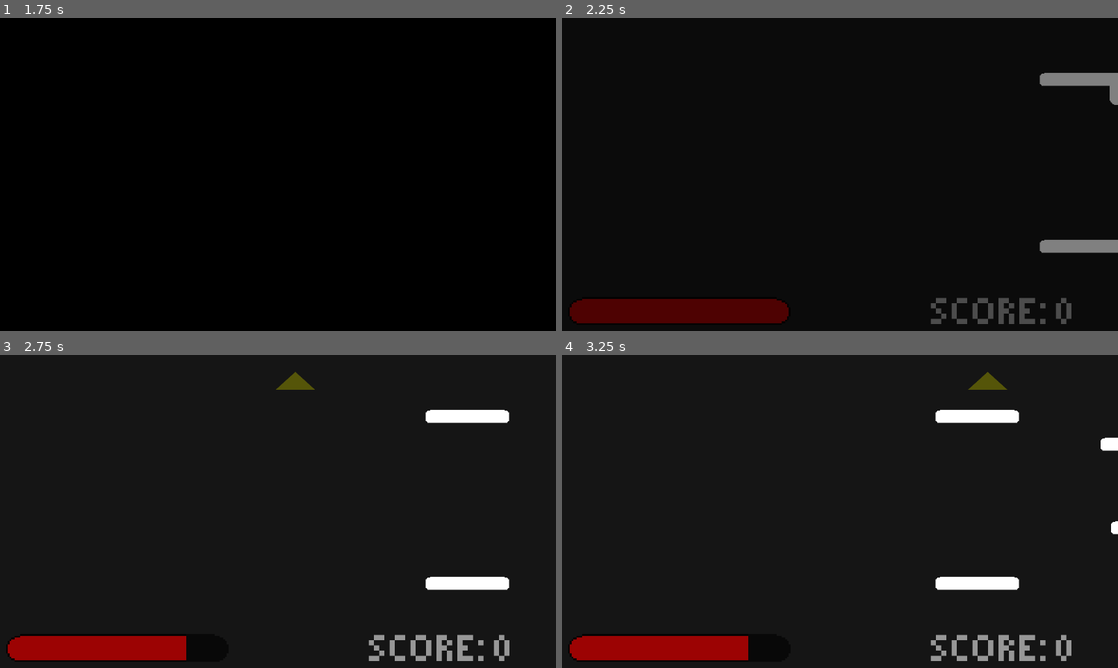
Above: before the commit, frames 1-4 (two rows, left to right).
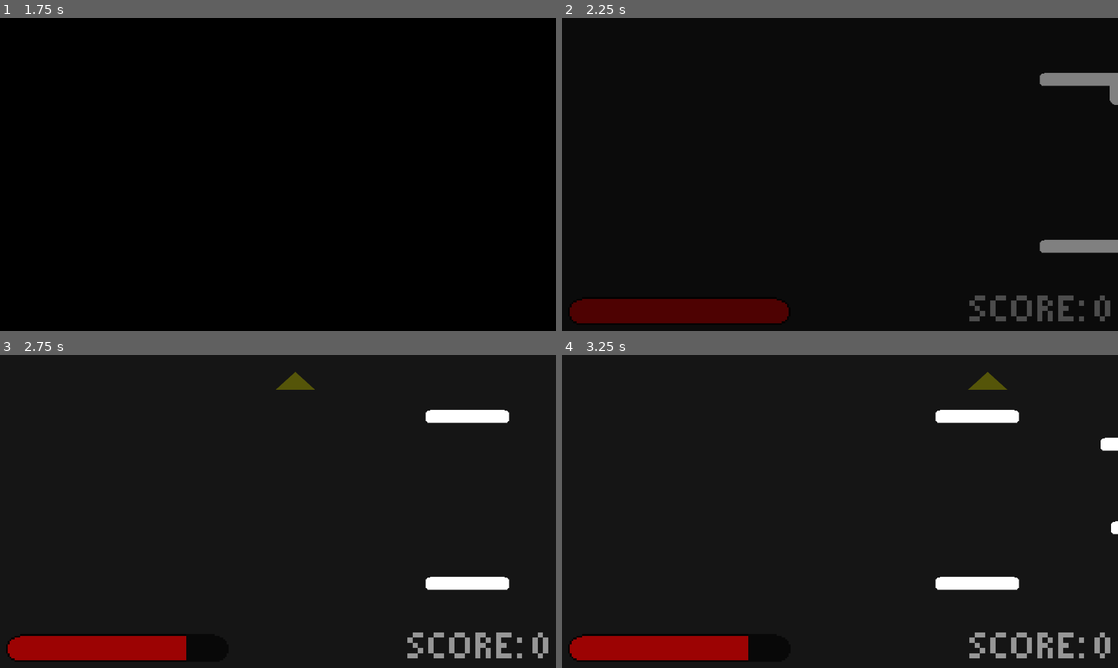
Above: after the commit, the same moments.

Repository: IonAir1/Genre-Mash-Jam
Game: Godot game, scene res://scenes/main menu.tscn
The game is run twice, just before and just after one commit, with the same random seed, the same clock (stepped at 60 frames per second) and the same inputs.
Inputs (mouse positions are in pixels of both pictures, inside the frame that each line leads up to):
- Up to frame 1 (1.75 s): click "PLAY" at 0.5 s; click "PLAY" at 1.25 s
- Up to frame 2 (2.25 s): move the mouse to (962, 158) at 2.02 s; hold D (right) from 2.03 s (still down); hold S (drop) from 2.03 s (still down)
- Up to frame 3 (2.75 s): keep holding D (right); keep holding S (drop); tap W (jump) at 2.27, 2.3, 2.57 s
- Up to frame 4 (3.25 s): keep holding D (right); move the mouse to (728, 527) at 2.77 s; release S (drop) at 2.78 s; tap W (jump) at 2.85, 3.02 s; tap S (drop) at 3.05 s

Frame 1 is identical in both runs. In frame 2, 1.3% of the frame differs, in the area x 66-99%, y 88-98%; in frame 3, 1.3%; in frame 4, 1.3%.

Commit message:
sound effects added

Diff:
--- /dev/null
+++ b/proj/Global/Audio.tscn
@@ -0,0 +1,37 @@
+[gd_scene load_steps=9 format=2]
+
+[ext_resource path="res://assets/sounds/Jump .wav" type="AudioStream" id=1]
+[ext_resource path="res://assets/sounds/hurt.wav" type="AudioStream" id=2]
+[ext_resource path="res://assets/sounds/enemy hit.wav" type="AudioStream" id=3]
+[ext_resource path="res://assets/sounds/Drop.wav" type="AudioStream" id=4]
+[ext_resource path="res://assets/sounds/bounce.wav" type="AudioStream" id=5]
+[ext_resource path="res://assets/sounds/click.wav" type="AudioStream" id=6]
+[ext_resource path="res://assets/sounds/fall.wav" type="AudioStream" id=7]
+[ext_resource path="res://assets/sounds/Pickup.wav" type="AudioStream" id=8]
+
+[node name="audio" type="Node"]
+
+[node name="bounce" type="AudioStreamPlayer" parent="."]
+stream = ExtResource( 5 )
+
+[node name="click" type="AudioStreamPlayer" parent="."]
+stream = ExtResource( 6 )
+
+[node name="drop" type="AudioStreamPlayer" parent="."]
+stream = ExtResource( 4 )
+
+[node name="enemyhit" type="AudioStreamPlayer" parent="."]
+stream = ExtResource( 3 )
+volume_db = 2.0
+
+[node name="fall" type="AudioStreamPlayer" parent="."]
+stream = ExtResource( 7 )
+
+[node name="hurt" type="AudioStreamPlayer" parent="."]
+stream = ExtResource( 2 )
+
+[node name="jump" type="AudioStreamPlayer" parent="."]
+stream = ExtResource( 1 )
+
+[node name="pickup" type="AudioStreamPlayer" parent="."]
+stream = ExtResource( 8 )
--- a/proj/Global/global.gd
+++ b/proj/Global/global.gd
@@ -9,3 +9,4 @@
 var lives = 3 #lives
 var hurt = 0 #is player respawning
 var shake = 0
+var enemysound = 0
--- a/proj/project.godot
+++ b/proj/project.godot
@@ -21,6 +21,7 @@
 [autoload]
 
 global="*res://Global/global.gd"
+audio="*res://Global/Audio.tscn"
 
 [display]
 
--- a/proj/scenes/main.tscn
+++ b/proj/scenes/main.tscn
@@ -22,17 +22,17 @@
 
 [node name="score" type="Node2D" parent="."]
 modulate = Color( 1, 1, 1, 0.556863 )
-position = Vector2( 848.623, 620.038 )
+position = Vector2( 1274.14, 614.044 )
 z_index = 101
 __meta__ = {
 "_edit_group_": true
 }
 
 [node name="score" type="Label" parent="score"]
-margin_right = 380.0
-margin_bottom = 86.0
+grow_horizontal = 0
 custom_fonts/font = SubResource( 1 )
 text = "SCORE: 999"
+align = 2
 __meta__ = {
 "_edit_use_anchors_": false
 }
--- a/proj/scenes/paper.tscn
+++ b/proj/scenes/paper.tscn
@@ -4,7 +4,7 @@
 [ext_resource path="res://scripts/paper.gd" type="Script" id=2]
 
 [sub_resource type="CircleShape2D" id=1]
-radius = 50.9999
+radius = 55.1915
 
 [sub_resource type="CircleShape2D" id=2]
 radius = 67.448
--- a/proj/scripts/Platform.gd
+++ b/proj/scripts/Platform.gd
@@ -9,6 +9,7 @@
 		queue_free() #despawn when outside screen
 
 	if Input.is_action_pressed("drop") and player == 1: #code for player to drop
+		#audio.get_node("drop").play()
 		$collision.disabled = true
 	else:
 		$collision.disabled = false
--- a/proj/scripts/Player.gd
+++ b/proj/scripts/Player.gd
@@ -42,6 +42,7 @@
 func jump(): #code for jumping
 	if Input.is_action_pressed("jump"):
 		if is_on_floor(): #initial jump
+			audio.get_node("jump").play()
 			jump = 0
 			velocity.y += jump_speed_normal
 		else: #added jump
@@ -70,8 +71,10 @@
 			respawning = 1
 			global.lives -= 10
 			global.hurt = 1
+			audio.get_node("fall").play()
 		else:
 			global.shake = 1
+			audio.get_node("hurt").play()
 		reset_grav()
 		global.lives -= 10
 		yield(get_tree().create_timer(0.01), "timeout")
--- a/proj/scripts/enemy.gd
+++ b/proj/scripts/enemy.gd
@@ -22,6 +22,11 @@
 func _on_detect_body_entered(body): #despawn when hit by ball
 	yield(get_tree().create_timer(0.01), "timeout")
 	if body.name == "paper":
+		if global.enemysound == 0:
+			global.enemysound = 1
+			audio.get_node("enemyhit").play()
+			yield(get_tree().create_timer(0.3), "timeout")
+			global.enemysound = 0
 		global.score += 1
 		global.enemy_count -= 1
 		var ypos = (position.y - 40) / 64
--- a/proj/scripts/main menu.gd
+++ b/proj/scripts/main menu.gd
@@ -34,6 +34,7 @@
 
 func _on_Play_pressed(): #play button code
 	if play == 0:
+		audio.get_node("click").play()
 		play = 1
 		fade = 20 #setup fade out
 		$fade.visible = true
--- a/proj/scripts/main.gd
+++ b/proj/scripts/main.gd
@@ -106,6 +106,7 @@
 	global.score = 0
 	global.shoot = 1
 	global.enemypos = [0,0,0,0,0,0,0,0,0,0,0]
+	global.enemysound = 0
 	enemy_spawn() #initiates spawner codes
 	platform_spawn()
 	platform_spawn2()
--- a/proj/scripts/paper.gd
+++ b/proj/scripts/paper.gd
@@ -13,10 +13,12 @@
 	var collision_info = move_and_collide(velocity * delta) #movement of ball
 	if collision_info:
 		global.shake = 2
+		audio.get_node("bounce").play()
 		velocity = velocity.bounce(collision_info.normal) #bouncing of ball
 
 func _on_playerdetect_body_entered(body):
 	global.shoot += 1
+	audio.get_node("pickup").play()
 	queue_free() #despawn ball when picked up by player
 	pass
 
